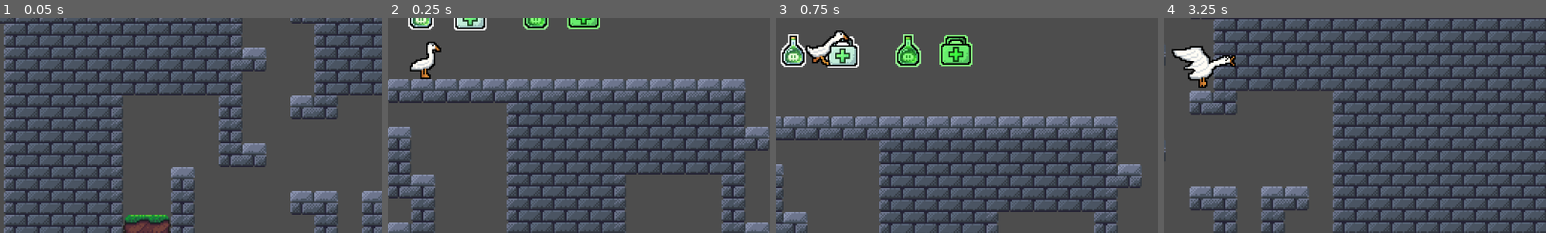
Above: before the commit, frames 1-4 (left to right).
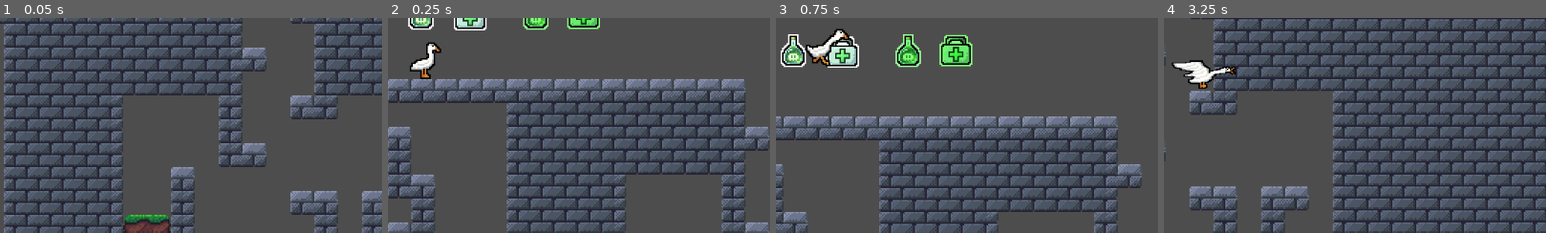
Above: after the commit, the same moments.

Repository: MrAwesomeOwl/geese-vs-meese
Game: Godot game, scene res://main.tscn
The game is run twice, just before and just after one commit, with the same random seed, the same clock (stepped at 60 frames per second) and the same inputs.
Inputs (mouse positions are % of the whole screen's width and height, from its top left):
- Up to frame 1 (0.05 s): no input
- Up to frame 2 (0.25 s): no input
- Up to frame 3 (0.75 s): move the mouse to (72, 45) at 0.52 s; hold D (right) from 0.53 s (still down); tap Space (jump) at 0.6 s
- Up to frame 4 (3.25 s): tap Space (jump) at 0.77, 1.07, 1.52, 1.55, 1.82, 2.1, 3.02, 3.05 s; move the mouse to (30, 55) at 1.27 s; click (30, 55) at 1.35 s; move the mouse to (60, 28) at 2.02 s; release D (right) at 2.03 s; hold A (left) 2.03-2.78 s; move the mouse to (45, 70) at 2.77 s; hold D (right) from 2.78 s (still down); click (45, 70) at 2.85 s
The pictures show only the part of the screen within x 45-95%, y 39-89%; the shares and areas given below are measured in that part.

Frame 1 is identical in both runs. In frame 2, less than 0.1% of the frame differs, in the area x 10-14%, y 11-17%; in frame 3, 0.3%; in frame 4, 1.7%, in the area x 2-19%, y 12-33%.

Commit message:
squish effect when jumping and landing

Diff:
--- a/scripts/player.gd
+++ b/scripts/player.gd
@@ -15,6 +15,7 @@
 
 var knockback_vector: Vector2 = Vector2(0,0)
 var time_knockback_expire: int = 0 #msec
+@onready var last_is_on_floor = is_on_floor()
 
 @onready var animation_tree: AnimationTree = $AnimationTree
 
@@ -58,6 +59,11 @@
 func _ready():
 	damage_flash_loop()
 
+func _process(delta: float) -> void:
+	# make player face correct direction
+	$Body.scale.x = Util.smooth_step($Body.scale.x,facing_direction,0.5,delta)
+	$Body.scale.y = Util.smooth_step($Body.scale.y,1,0.8,delta)
+
 func _physics_process(delta: float) -> void:
 	# gravity
 	if not is_on_floor():
@@ -66,6 +72,9 @@
 	# jumping
 	if Input.is_action_just_pressed("jump") and is_on_floor():
 		velocity.y = -JUMP_STRENGTH
+		# make player squash
+		# this scale change is canceled out in _process()
+		$Body.scale.y += 0.25
 
 	# left/right movement
 	var direction := Input.get_axis("left", "right")
@@ -87,11 +96,15 @@
 	if Input.is_action_just_pressed("attack"):
 		animation_tree["parameters/playback"].travel("attack")
 
-	# make player face correct direction
-	$Body.scale.x = Util.smooth_step($Body.scale.x,facing_direction,0.5,delta)
 
 	move_and_slide()
 
 	# fix player appearing to float above the floor
 	if is_on_floor():
 		position.y = Util.round_multiple(position.y,0.1)
+
+	# squish animation when landing from a fall
+	if is_on_floor() and not last_is_on_floor:
+		$Body.scale.y = 0.6
+
+	last_is_on_floor = is_on_floor()
